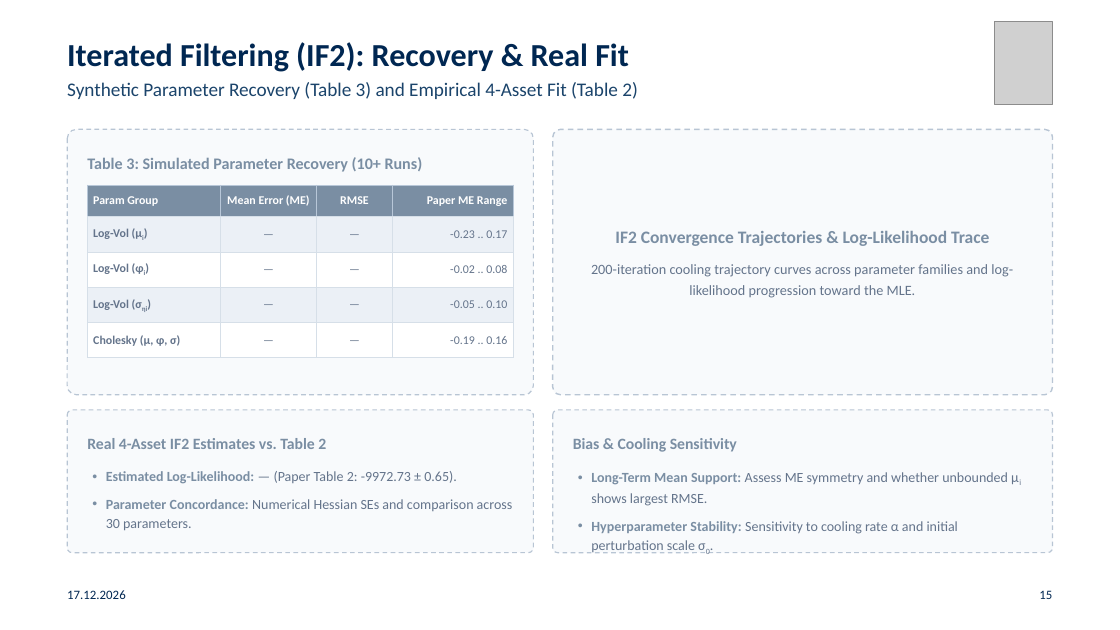
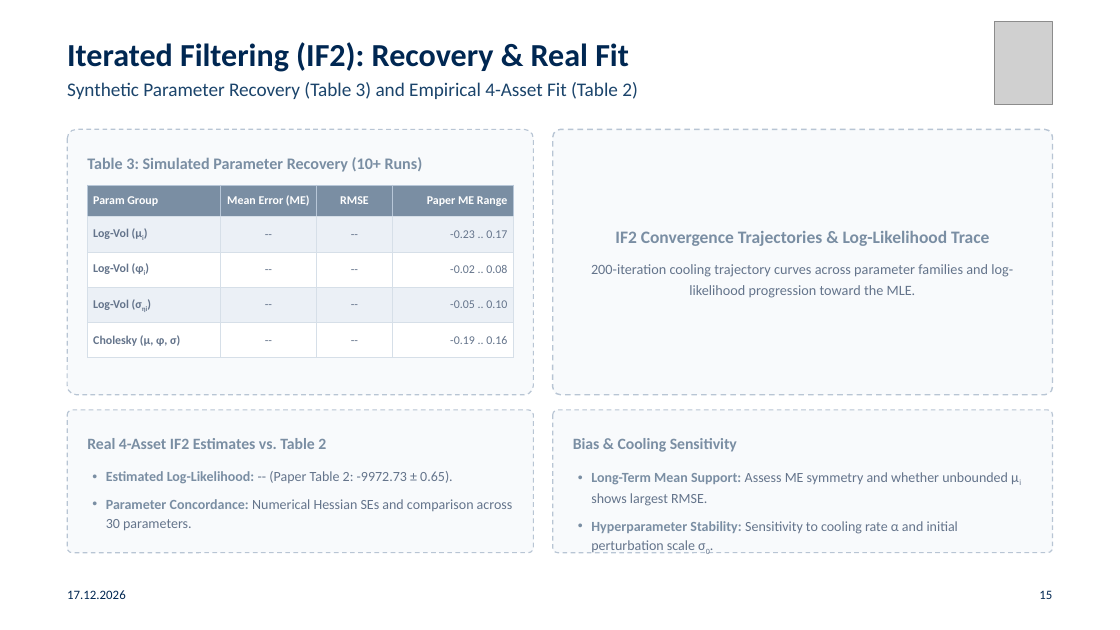
Before and after one commit to gabegagster/smc-stochastic-volatility, a slide deck: slide 15 of presentation/smc_chmsv_ensae_presentation.pptx. Drawn at 1120x630 pixels with LibreOffice and Linux fonts; fonts in the diff are those of the drawing; grey boxes stand for pictures. Boxes give left, top, right and bottom in pixels: in the first picture for what was removed or moved away, otherwise in the second. Text is boxed around its words. In the diff, an @@ line names an element or a change of style, - is before the commit and + after.

```diff
--- a/presentation/smc_chmsv_ensae_presentation.pptx
+++ b/presentation/smc_chmsv_ensae_presentation.pptx
@@ table at box(87, 185, 513, 358) @@
-row 2, column 2: —
+row 2, column 2: --
-row 2, column 3: —
+row 2, column 3: --
-row 3, column 2: —
+row 3, column 2: --
-row 3, column 3: —
+row 3, column 3: --
-row 4, column 2: —
+row 4, column 2: --
-row 4, column 3: —
+row 4, column 3: --
-row 5, column 2: —
+row 5, column 2: --
-row 5, column 3: —
+row 5, column 3: --
@@ text at box(106, 471, 453, 484): text changed @@
-• Estimated Log-Likelihood: — (Paper Table 2: -9972.73 ± 0.65).
+• Estimated Log-Likelihood: -- (Paper Table 2: -9972.73 ± 0.65).
```
Also in this commit, not shown: 12 other slides changed, 11 other files.
